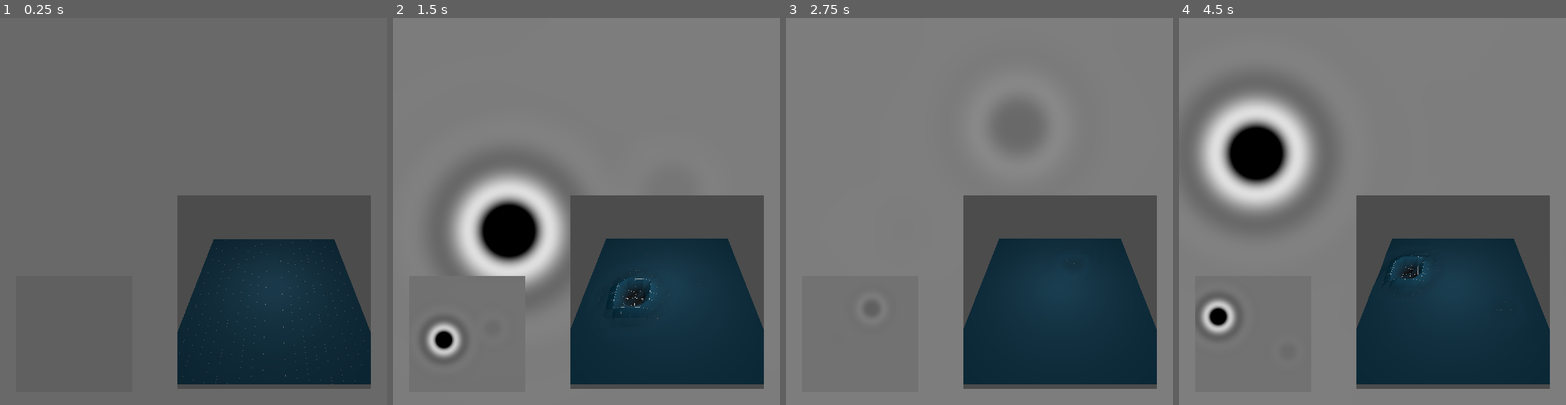
Above: before the commit, frames 1-4 (left to right).
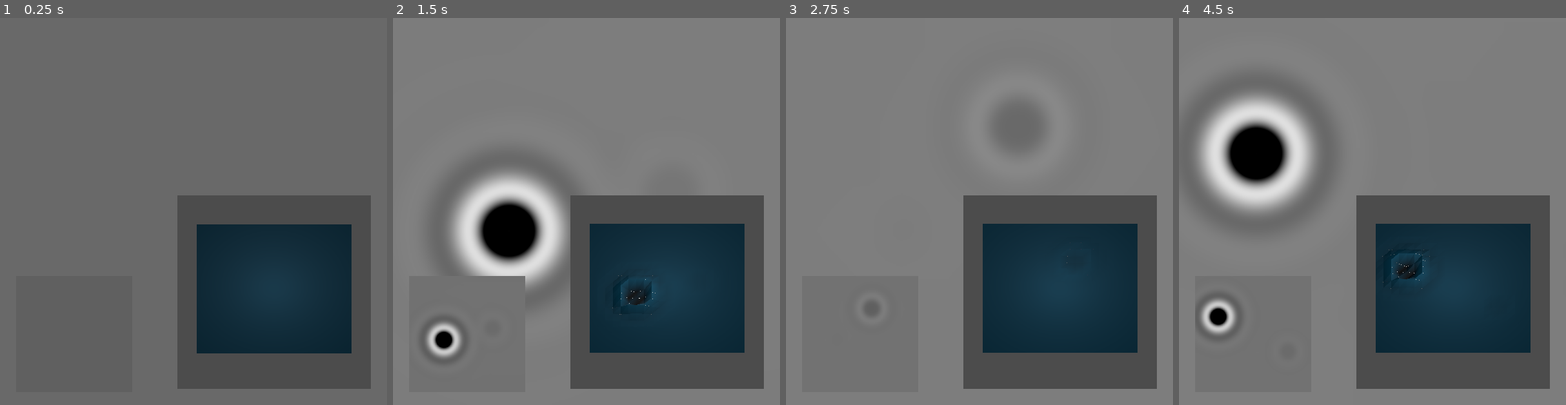
Above: after the commit, the same moments.

Repository: notapixelstudio/simulation-shader
Game: Godot game, scene res://Main.tscn
Same seed, same stepped clock (60 frames per second), same inputs: the game is played once before the commit and once after it.
Inputs (mouse positions are in pixels of both pictures, inside the frame that each line leads up to):
- Up to frame 1 (0.25 s): no input
- Up to frame 2 (1.5 s): tap Enter at 0.5 s; move the mouse to (671, 192) at 0.52 s; click (671, 192) at 0.67 s; move the mouse to (509, 230) at 1.27 s; click (509, 230) at 1.42 s
- Up to frame 3 (2.75 s): move the mouse to (1018, 126) at 2.02 s; click (1018, 126) at 2.17 s
- Up to frame 4 (4.5 s): move the mouse to (1353, 288) at 2.77 s; click (1353, 288) at 2.92 s; move the mouse to (1488, 269) at 3.52 s; click (1488, 269) at 3.67 s; move the mouse to (1256, 153) at 4.27 s; click (1256, 153) at 4.42 s

The runs differ from the first frame. In frame 1, 7.3% of the frame differs, in the area x 45-96%, y 53-95%; in frame 2, 7.4%; in frame 3, 7.3%; in frame 4, 7.5%.

Commit message:
orthogonal camera

Diff:
--- a/ThreeDView.tscn
+++ b/ThreeDView.tscn
@@ -39,6 +39,8 @@
 
 [node name="Camera" type="Camera" parent="Viewport/Spatial"]
 transform = Transform( 1, 0, 0, 0, 1, 0, 0, 0, 1, 0, 30, 20 )
+projection = 1
+size = 50.0
 
 [node name="OmniLight" type="OmniLight" parent="Viewport/Spatial"]
 transform = Transform( 1, 0, 0, 0, 1, 0, 0, 0, 1, 0, 10, 0 )
